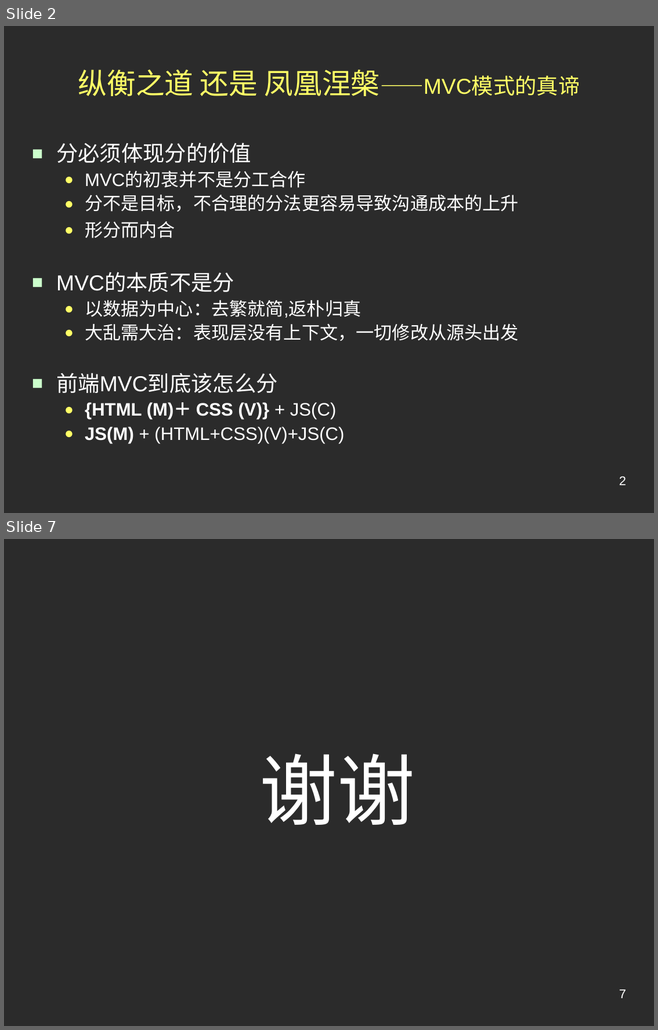
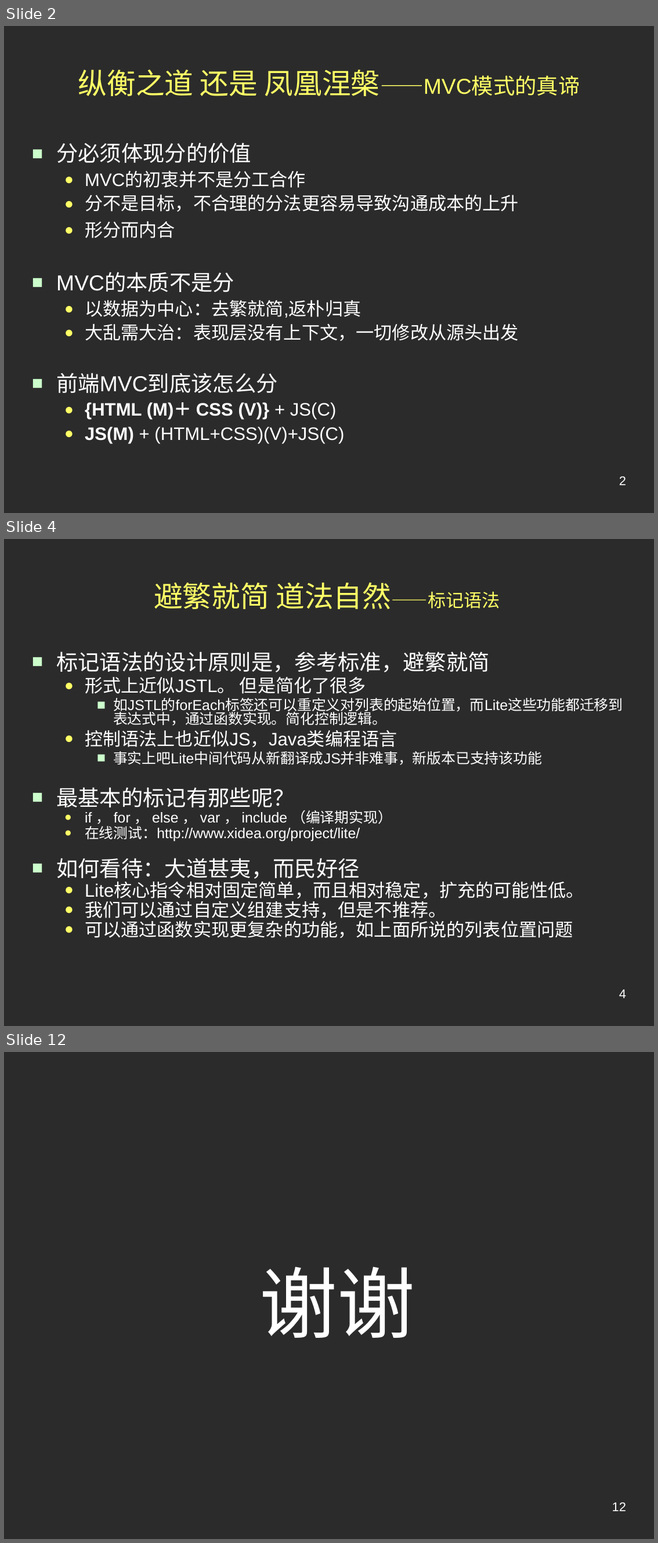
Before and after one commit to jindw/lite, a slide deck: trunk/Lite/web/doc/Preview.ppt. Shown one above the other, each under a label of ours: slides 2 and 7 before the commit, slides 2, 4 and 12 after it; the slides between them are not shown. The pictures are 658x1030 and 658x1543 pixels, drawn with LibreOffice and Linux fonts; fonts in the diff are those of the drawing; background and template pictures are left out; a plain dark background stands for a picture behind light text. Boxes give left, top, right and bottom in pixels: in the first picture for what was removed or moved away, otherwise in the second. Text is boxed around its words. In the diff, an @@ line names an element or a change of style, - is before the commit and + after.

```diff
--- a/trunk/Lite/web/doc/Preview.ppt
+++ b/trunk/Lite/web/doc/Preview.ppt
@@ slide 4 added at (x1=4, y1=539, x2=654, y2=1026), background picture (left out) @@
@@ title added at (x1=154, y1=583, x2=500, y2=609), 32 pt, text #FFFF66 @@
+避繁就简 道法自然——标记语法
@@ text added at (x1=56, y1=652, x2=622, y2=938), 16 pt, text #FFFFFF @@
+■ 标记语法的设计原则是，参考标准，避繁就简
+  ● 形式上近似JSTL。 但是简化了很多
+    ■ 如JSTL的forEach标签还可以重定义对列表的起始位置，而Lite这些功能都迁移到表达式中，通过函数实现。简化控制逻辑。
+  ● 控制语法上也近似JS，Java类编程语言
+    ■ 事实上吧Lite中间代码从新翻译成JS并非难事，新版本已支持该功能
+■ 最基本的标记有那些呢？
+  ● if ， for ， else ， var ， include （编译期实现）
+  ● 在线测试：http://www.xidea.org/project/lite/
+■ 如何看待：大道甚夷，而民好径
+  ● Lite核心指令相对固定简单，而且相对稳定，扩充的可能性低。
+  ● 我们可以通过自定义组建支持，但是不推荐。
+  ● 可以通过函数实现更复杂的功能，如上面所说的列表位置问题
@@ page number added at (x1=619, y1=990, x2=626, y2=998), 14 pt, text #FFFFFF @@
+4
@@ what was slide 7 is now slide 12 @@
@@ page number at (x1=612, y1=1503, x2=626, y2=1511): text changed @@
-7
+12
```
Also in this commit, not shown: 4 slides changed, 4 other slides added.
